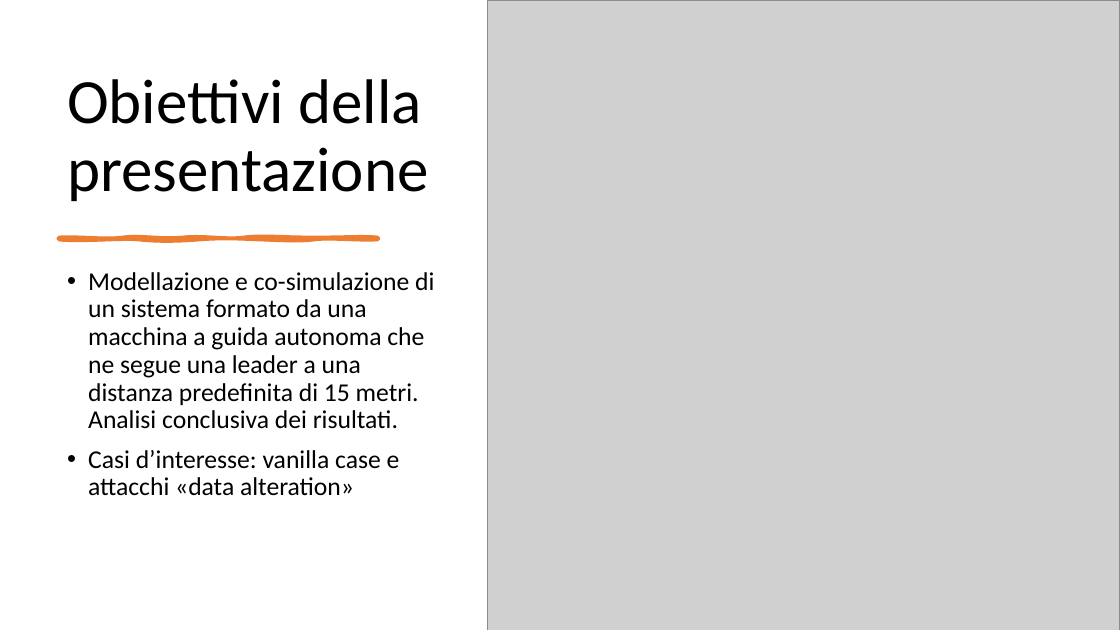
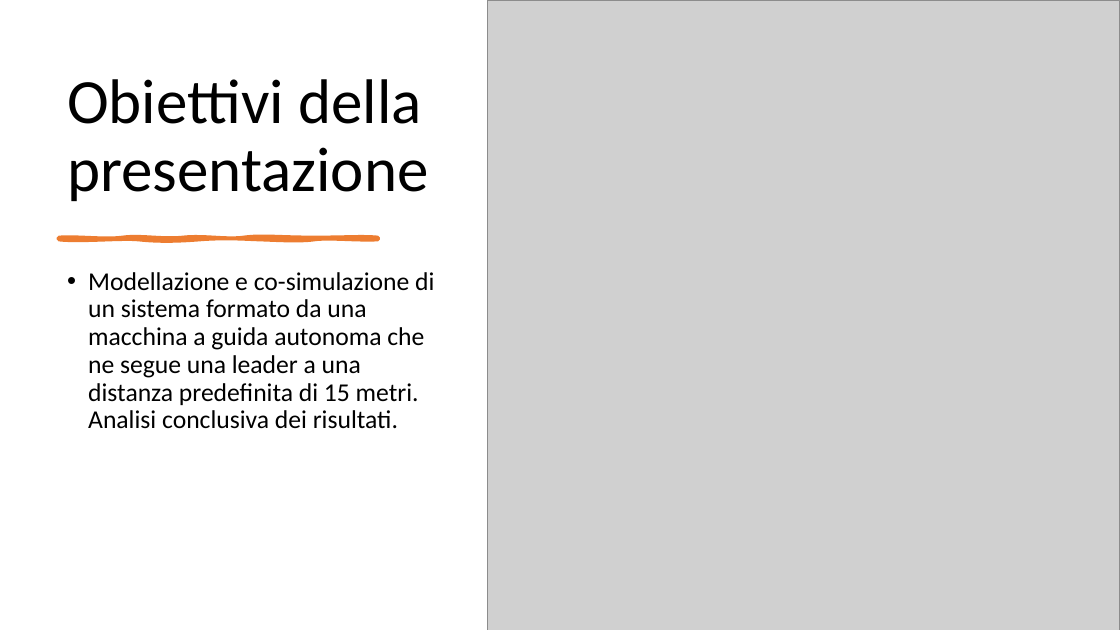
Before and after one commit to gerti98/FormalMethodsProject, a slide deck: slide 2 of Leading Car – Following Car.pptx. Drawn at 1120x630 pixels with LibreOffice and Linux fonts; fonts in the diff are those of the drawing; grey boxes stand for pictures. Boxes give left, top, right and bottom in pixels: in the first picture for what was removed or moved away, otherwise in the second. Text is boxed around its words. In the diff, an @@ line names an element or a change of style, - is before the commit and + after.

Commit message:
Updated version of the slide

```diff
--- a/Leading Car – Following Car.pptx
+++ b/Leading Car – Following Car.pptx
@@ text at (x1=88, y1=450, x2=400, y2=496): paragraph removed @@
-• Casi d’interesse: vanilla case e attacchi «data alteration»
```
